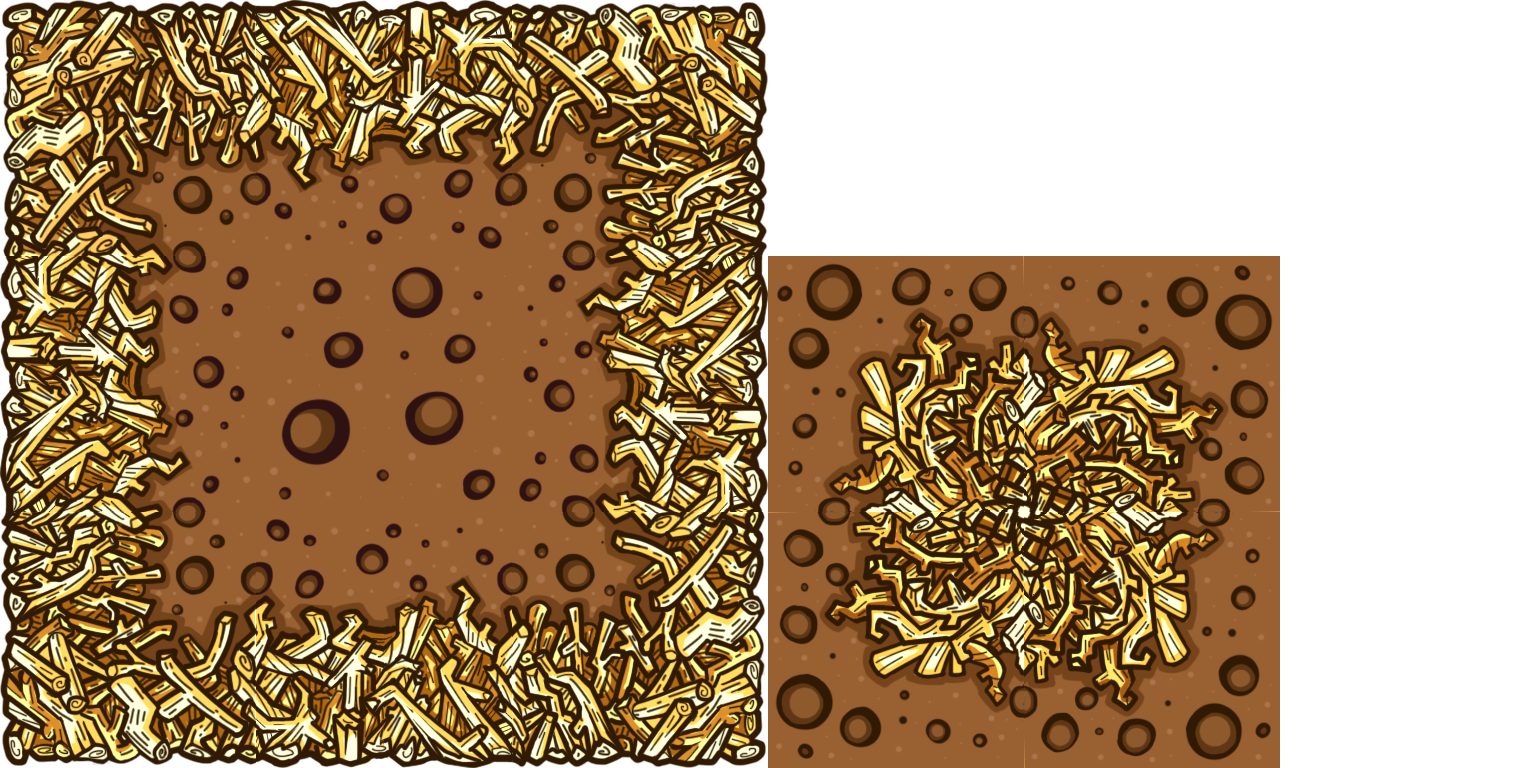
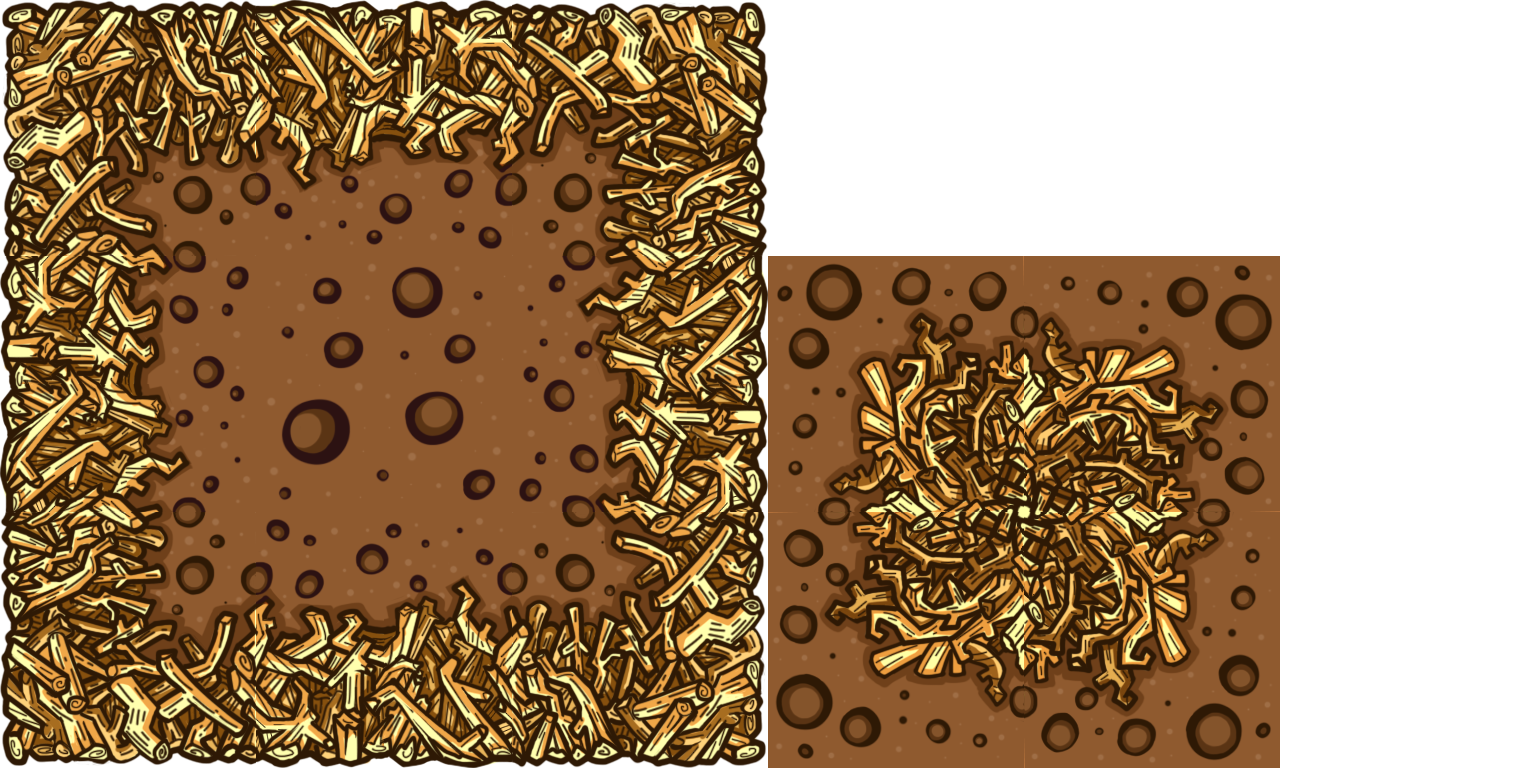
Layer changes from the first 1536x768 image to the second:
pixels changed over (1, 1, 1280, 768) (layer not identified)
